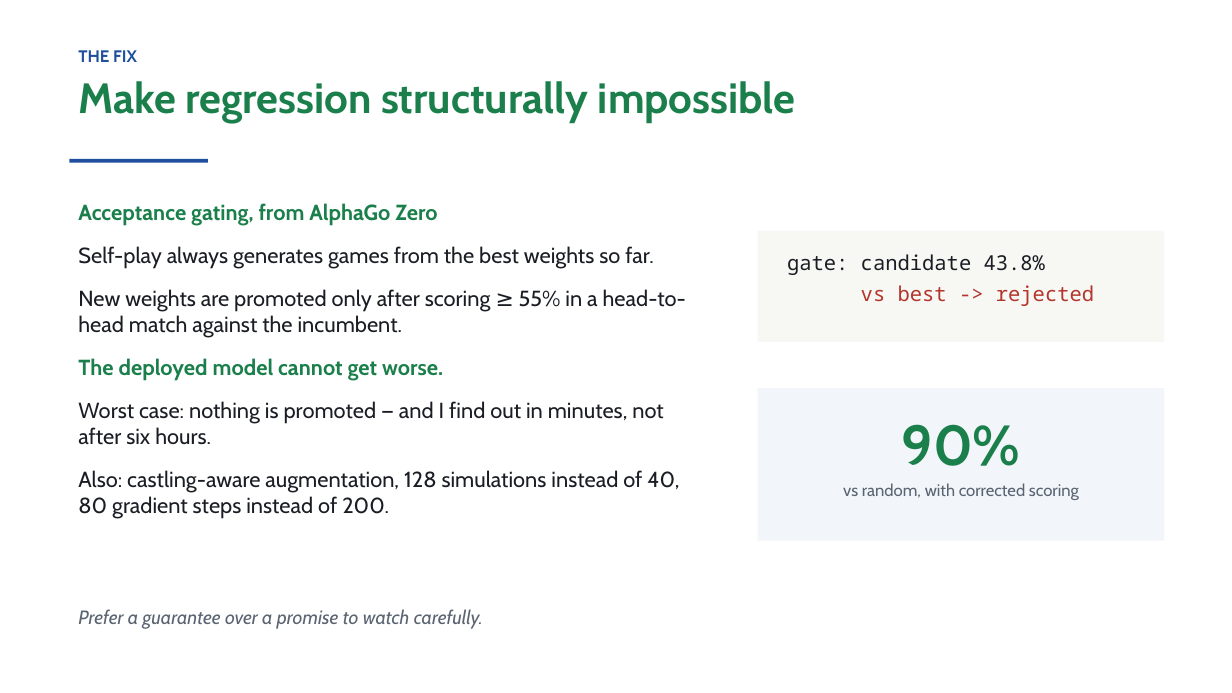
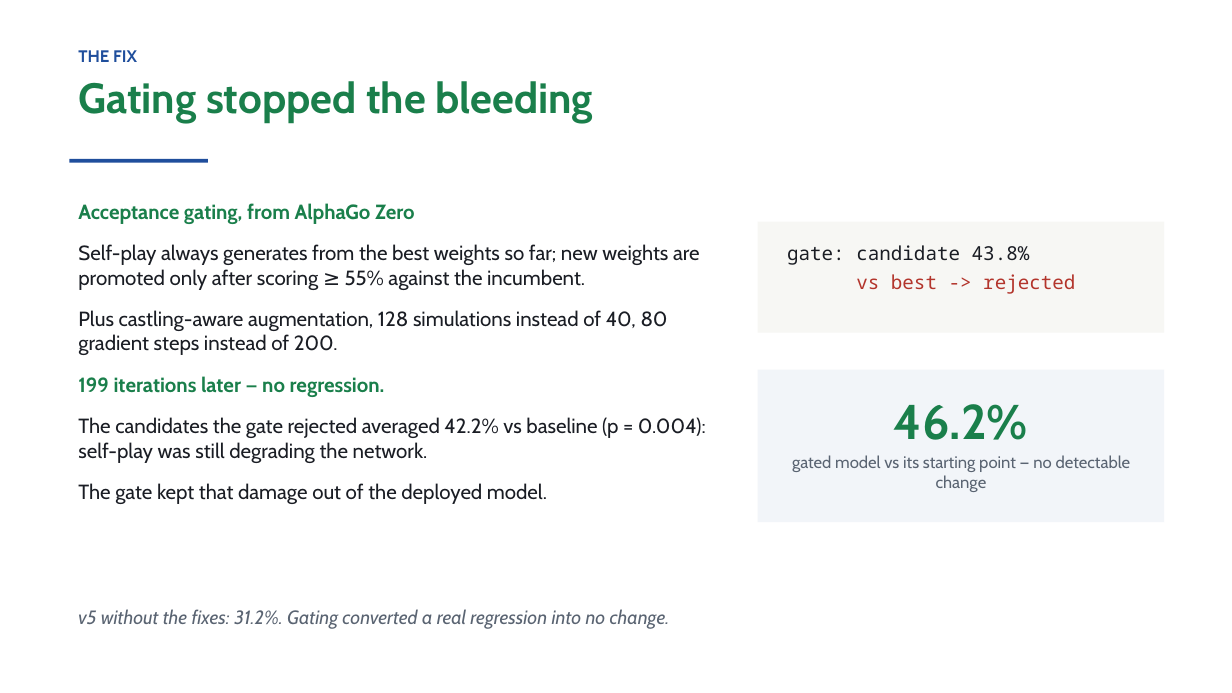
Before and after one commit to realgauravvyas/chess-ai, a slide deck: slide 9 of docs/chess_ai_slides.pptx. Drawn at 1232x693 pixels with LibreOffice and Linux fonts; fonts in the diff are those of the drawing. Boxes give left, top, right and bottom in pixels: in the first picture for what was removed or moved away, otherwise in the second. Text is boxed around its words. In the diff, an @@ line names an element or a change of style, - is before the commit and + after.

```diff
--- a/docs/chess_ai_slides.pptx
+++ b/docs/chess_ai_slides.pptx
@@ text at (78, 81, 593, 123): text changed @@
-Make regression structurally impossible
+Gating stopped the bleeding
@@ text at (78, 203, 415, 224): size 17 to 16 pt in "Acceptance gating, from AlphaGo Zero" @@
@@ rectangle: place and size @@
-rectangle at (758, 231, 1165, 342)
+rectangle at (758, 222, 1165, 333)
@@ text "gate: candidate 43.8%": place and size @@
-text "gate: candidate 43.8%" at (787, 254, 1094, 306)
+text "gate: candidate 43.8%" at (787, 245, 1075, 294)
@@ text "gate: candidate 43.8%" at (787, 245, 1075, 294): size 16 to 15 pt @@
@@ text at (78, 244, 706, 504): text changed; size 17 to 16 pt @@
-Self-play always generates games from the best weights so far.
-New weights are promoted only after scoring ≥ 55% in a head-to-head match against the incumbent.
-The deployed model cannot get worse.
-Worst case: nothing is promoted — and I find out in minutes, not after six hours.
-Also: castling-aware augmentation, 128 simulations instead of 40, 80 gradient steps instead of 200.
+Self-play always generates from the best weights so far; new weights are promoted only after scoring ≥ 55% against the incumbent.
+Plus castling-aware augmentation, 128 simulations instead of 40, 80 gradient steps instead of 200.
+199 iterations later — no regression.
+The candidates the gate rejected averaged 42.2% vs baseline (p = 0.004): self-play was still degrading the network.
+The gate kept that damage out of the deployed model.
@@ rectangle: place and size @@
-rectangle at (758, 388, 1165, 541)
+rectangle at (758, 370, 1165, 522)
@@ text at (792, 404, 1131, 492): text changed @@
-90%
-vs random, with corrected scoring
+46.2%
+gated model vs its starting point — no detectable change
@@ text at (78, 609, 670, 629): text changed @@
-Prefer a guarantee over a promise to watch carefully.
+v5 without the fixes: 31.2%. Gating converted a real regression into no change.
```
Also in this commit, not shown: 1 other slide changed, 14 other files.
